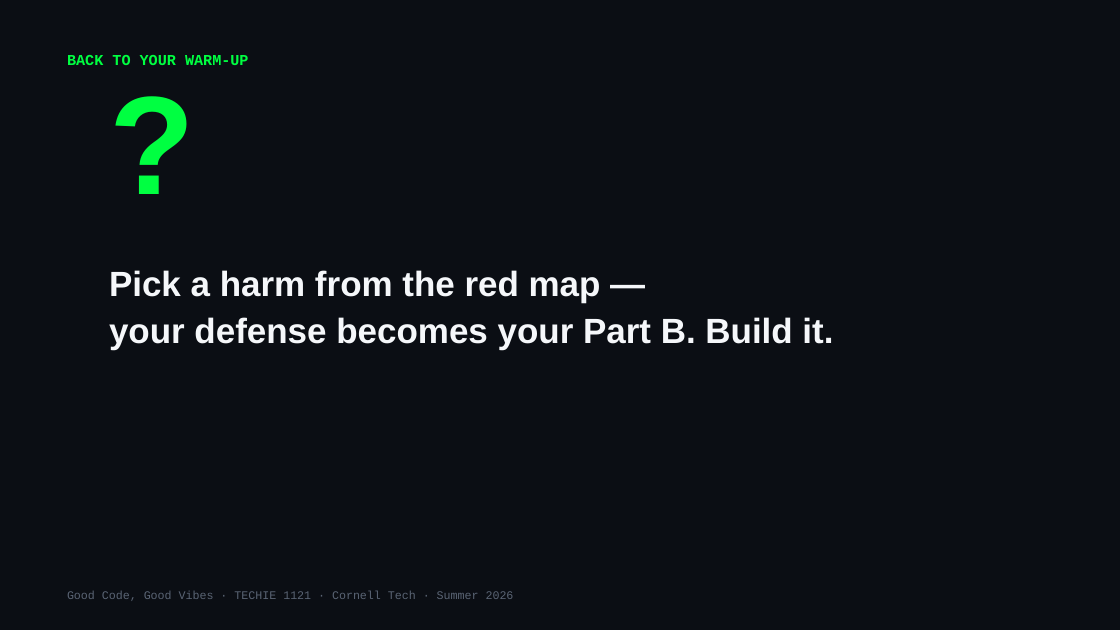
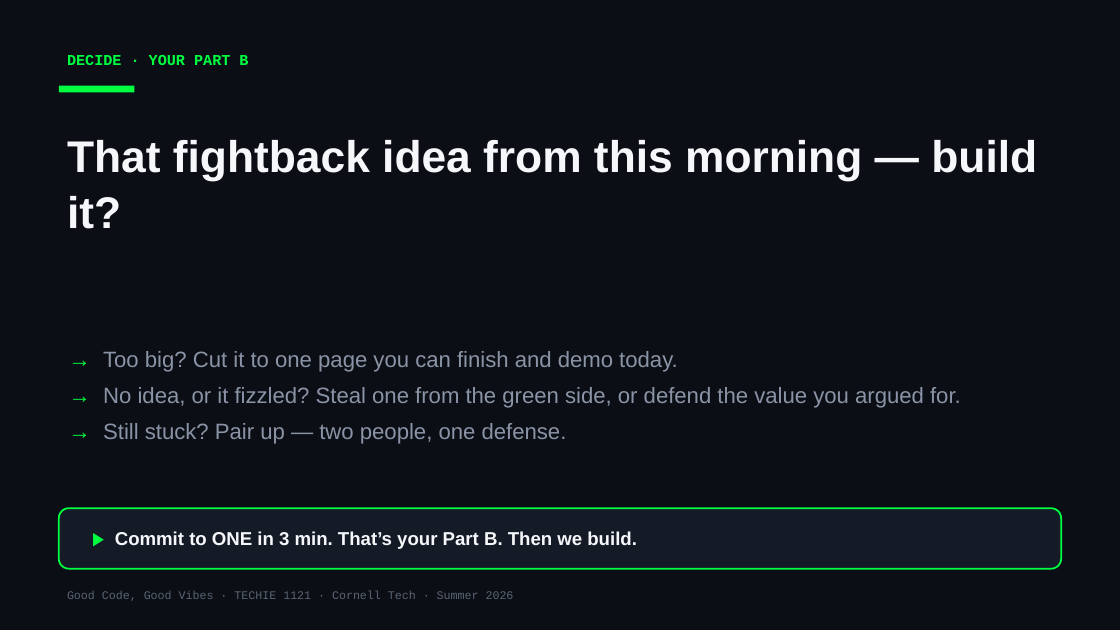
Before and after one commit to Cornell-Tech-Vibe-Coding-Summer-2026/website, a slide deck: slide 22 of slides/Week2-Wed-AI-Against-AI.pptx. Drawn at 1120x630 pixels with LibreOffice and Linux fonts; fonts in the diff are those of the drawing. Boxes give left, top, right and bottom in pixels: in the first picture for what was removed or moved away, otherwise in the second. Text is boxed around its words. In the diff, an @@ line names an element or a change of style, - is before the commit and + after.

```diff
--- a/slides/Week2-Wed-AI-Against-AI.pptx
+++ b/slides/Week2-Wed-AI-Against-AI.pptx
@@ text at box(67, 55, 248, 65): text changed @@
-BACK TO YOUR WARM-UP
+DECIDE · YOUR PART B
@@ text removed at box(101, 50, 353, 218) @@
-?
@@ rectangle added at box(59, 86, 134, 92), fill #00FF41 @@
@@ text added at box(67, 140, 1037, 229), 38 pt, text #F5F7FA, bold @@
+That fightback idea from this morning — build it?
@@ text removed at box(109, 270, 833, 349) @@
-Pick a harm from the red map —
-your defense becomes your Part B. Build it.
@@ text added at box(103, 351, 961, 444), 19 pt, text #8A94A6 @@
+→ Too big? Cut it to one page you can finish and demo today.
+→ No idea, or it fizzled? Steal one from the green side, or defend the value you argued for.
+→ Still stuck? Pair up — two people, one defense.
@@ rounded rectangle added at box(59, 508, 1061, 569), fill #151B26, outline #00FF41 1.5 pt @@
@@ text added at box(115, 531, 637, 549), 16 pt, text #F5F7FA, bold @@
+▶ Commit to ONE in 3 min. That’s your Part B. Then we build.
```
Also in this commit, not shown: 12 other slides changed, 2 other files.
